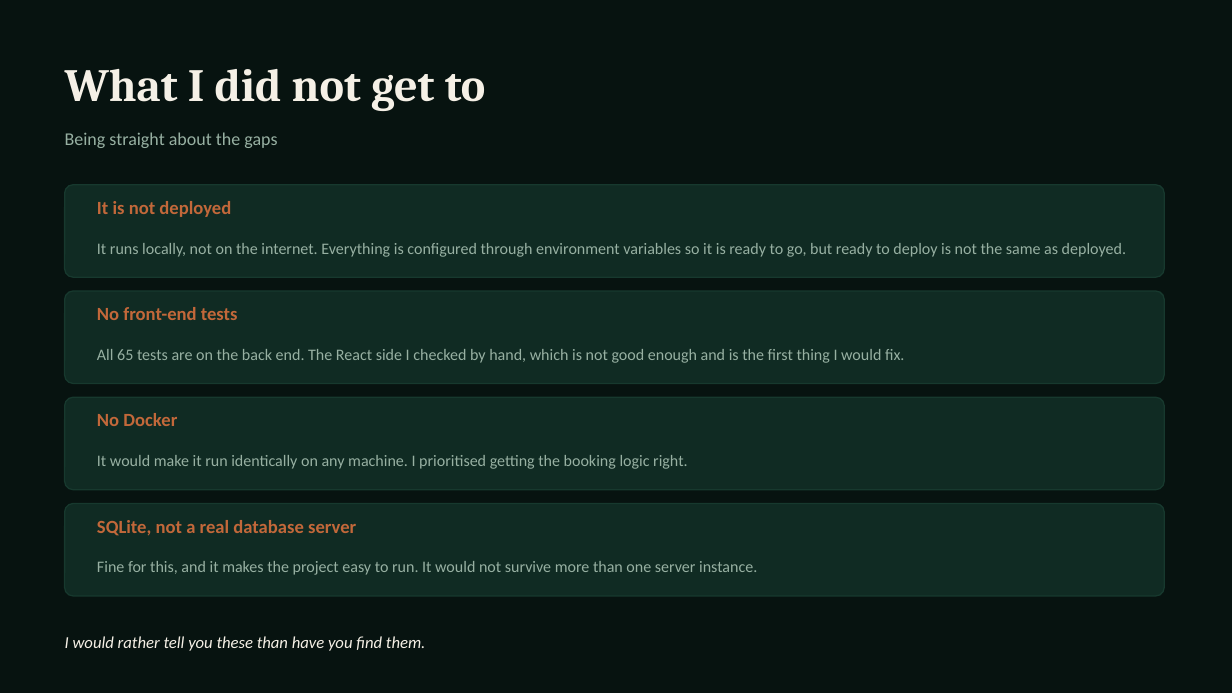
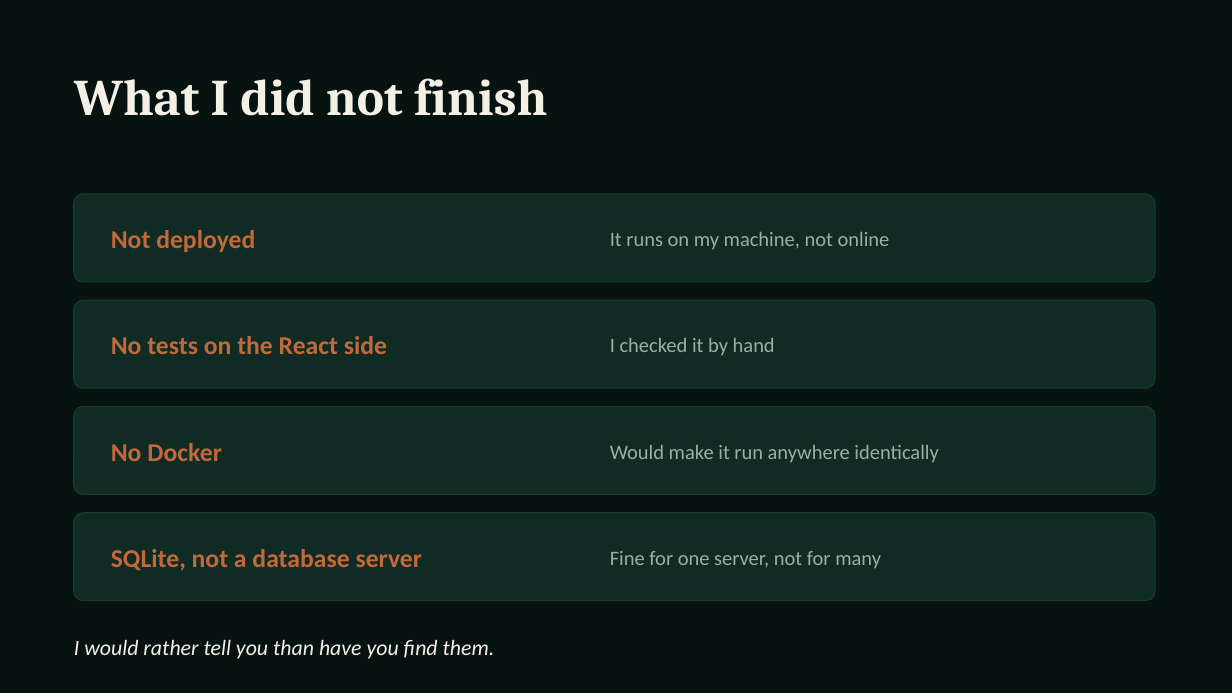
Before and after one commit to asanlimbu/mesa, a slide deck: slide 11 of docs/presentation.pptx. Drawn at 1232x693 pixels with LibreOffice and Linux fonts; fonts in the diff are those of the drawing. Boxes give left, top, right and bottom in pixels: in the first picture for what was removed or moved away, otherwise in the second. Text is boxed around its words. In the diff, an @@ line names an element or a change of style, - is before the commit and + after.

```diff
--- a/docs/presentation.pptx
+++ b/docs/presentation.pptx
@@ text at (74, 78, 547, 116): text changed; size 36 to 40 pt @@
-What I did not get to
+What I did not finish
@@ text removed at (65, 132, 277, 148) @@
-Being straight about the gaps
@@ rounded rectangle: place and size @@
-rounded rectangle at (65, 185, 1165, 277)
+rounded rectangle at (74, 194, 1155, 282)
@@ text added at (111, 230, 255, 252), 20 pt, text #C2683A, bold @@
+Not deployed
@@ text at (610, 232, 890, 250): text changed; size 14.5 to 16 pt; text colour #C2683A to #97B0A2; bold off @@
-It is not deployed
+It runs on my machine, not online
@@ text removed at (97, 243, 1126, 257) @@
-It runs locally, not on the internet. Everything is configured through environment variables so it is ready to go, but ready to deploy is not the same as deployed.
@@ rounded rectangle: place and size @@
-rounded rectangle at (65, 291, 1165, 384)
+rounded rectangle at (74, 300, 1155, 388)
@@ text removed at (97, 307, 238, 320) @@
-No front-end tests
@@ text removed at (97, 349, 904, 363) @@
-All 65 tests are on the back end. The React side I checked by hand, which is not good enough and is the first thing I would fix.
@@ text added at (111, 336, 387, 354), 20 pt, text #C2683A, bold @@
+No tests on the React side
@@ text added at (610, 338, 775, 356), 16 pt, text #97B0A2 @@
+I checked it by hand
@@ proportions changed in 4 elements at (74, 194, 1155, 282), (74, 300, 1155, 388), (74, 513, 1155, 601), (74, 407, 1155, 494) @@
@@ rounded rectangle: place and size @@
-rounded rectangle at (65, 397, 1165, 490)
+rounded rectangle at (74, 407, 1155, 494)
@@ text "No Docker": place and size @@
-text "No Docker" at (97, 413, 177, 426)
+text "No Docker" at (111, 443, 222, 461)
@@ text "No Docker" at (111, 443, 222, 461): size 14.5 to 20 pt @@
@@ text at (610, 445, 939, 463): text changed; size 12.5 to 16 pt @@
-It would make it run identically on any machine. I prioritised getting the booking logic right.
+Would make it run anywhere identically
@@ rounded rectangle: place and size @@
-rounded rectangle at (65, 504, 1165, 596)
+rounded rectangle at (74, 513, 1155, 601)
@@ text removed at (97, 561, 757, 575) @@
-Fine for this, and it makes the project easy to run. It would not survive more than one server instance.
@@ text at (111, 549, 423, 570): text changed; size 14.5 to 20 pt @@
-SQLite, not a real database server
+SQLite, not a database server
@@ text added at (610, 551, 881, 569), 16 pt, text #97B0A2 @@
+Fine for one server, not for many
@@ text at (74, 640, 495, 659): text changed; size 13 to 17 pt @@
-I would rather tell you these than have you find them.
+I would rather tell you than have you find them.
```
Also in this commit, not shown: 7 other slides changed, 4 slides added, 4 slides removed.
